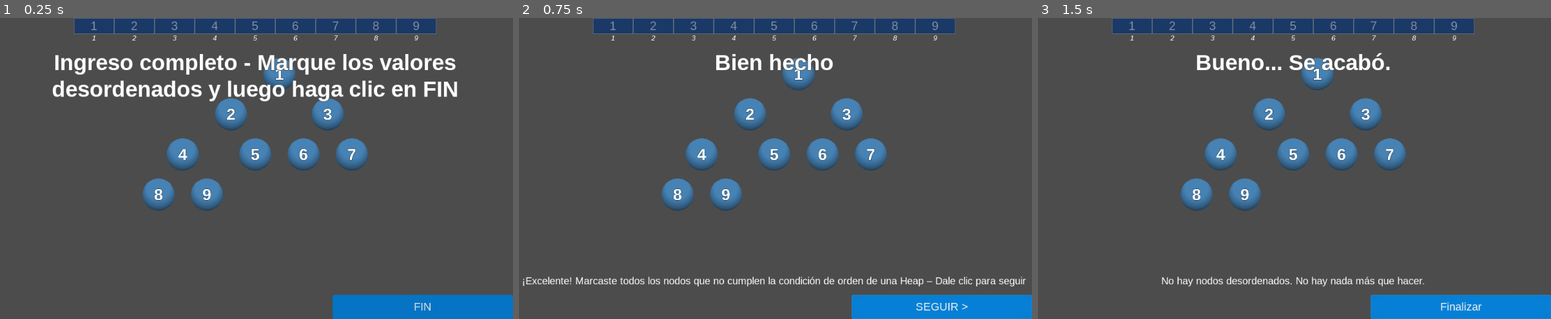
Above: before the commit, frames 1-3 (left to right).
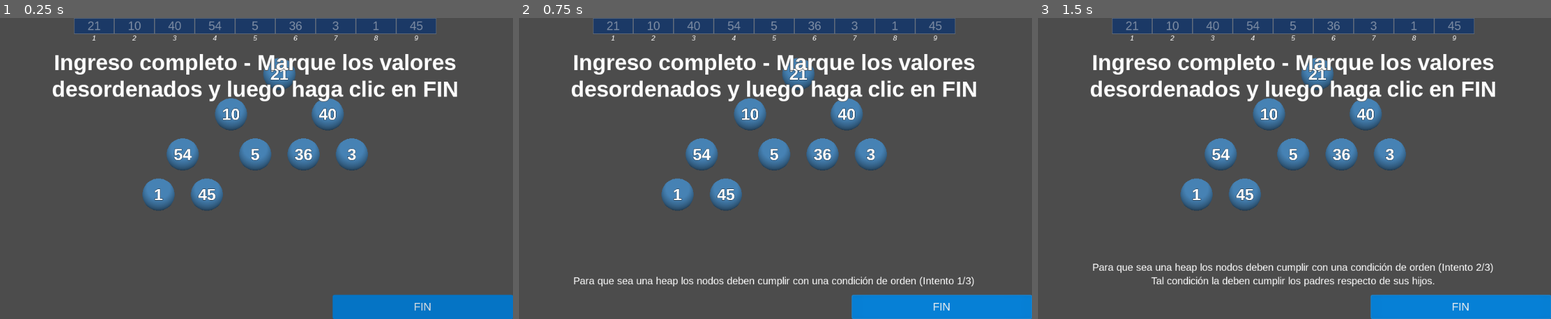
Above: after the commit, the same moments.

Repository: ChoquePumper/AyED-desafio2
Game: Godot game, scene res://escenas/AplicarAlgoritmo.tscn
Same seed, same stepped clock (60 frames per second), same inputs: the game is played once before the commit and once after it. This scene is started directly instead of the project's main scene.
Inputs:
- Up to frame 1 (0.25 s): no input
- Up to frame 2 (0.75 s): click "FIN" at 0.5 s
- Up to frame 3 (1.5 s): click "SEGUIR >" (after the commit: "FIN") at 1.25 s

The runs differ from the first frame. In frame 1, 0.9% of the frame differs, in the area x 17-83%, y 1-61%; in frame 2, 6.2%; in frame 3, 6.6%, in the area x 10-90%, y 1-98%.

Commit message:
Empezar la implementación de las demás Fases.

Diff:
--- a/autoload/common.gd
+++ b/autoload/common.gd
@@ -40,6 +40,9 @@
 	parent.add_child(nodo)
 	return nodo
 
+func colorearNodo(i: int, color: Color):
+	getNodo(i).colorear(color)
+
 func getNodo(i: int) -> NodoBinario:
 	return nodos[i] as NodoBinario
 
--- a/escenas/AplicarAlgoritmo.gd
+++ b/escenas/AplicarAlgoritmo.gd
@@ -19,6 +19,7 @@
 # Señales
 signal nodo_seleccionado(valor,i)
 signal devolucion_de_respuesta(resultado, tu_respuesta)
+# warning-ignore:unused_signal
 signal respuesta_enviada(respuesta)
 
 # Input
@@ -42,8 +43,8 @@
 
 		#Global.generarValoresAleatorios(100)
 		# Usando el ejemplo del anexo.
-		var valores_de_prueba := [1,2,3,4,5,6,7,8,9]
-		#var valores_de_prueba := [21,10,40,54, 5,36, 3, 1,45]
+		#var valores_de_prueba := [1,2,3,4,5,6,7,8,9]
+		var valores_de_prueba := [21,10,40,54, 5,36, 3, 1,45]
 		#var valores_de_prueba := [ 5, 8,12, 9, 7,10,21, 6,14, 4]
 		Global.n_elementos = valores_de_prueba.size()
 		for i in valores_de_prueba.size():
@@ -103,8 +104,7 @@
 		if respuesta is Array:
 			fase_completada = (respuesta == buildheap.VerNodosDesordenados())
 		emit_signal("devolucion_de_respuesta", fase_completada, respuesta)
-	# Señal Fase exitosa
-	#emit_signal()
+	# Fase exitosa
 	yield()
 
 	var nodos_desordenados: Array = buildheap.VerNodosDesordenados()
@@ -112,13 +112,14 @@
 	if nodos_desordenados.size() > 0:
 		print("Siguiente, marcar el nodo por donde comenzar.")
 		fase_completada = false
-		#CambiarFase( )
+		CambiarFase( FaseFiltrado.new() )
 		while not fase_completada:
 			respuesta = yield()
-			fase_completada = respuesta == nodos_desordenados.back()
+			fase_completada = (respuesta == nodos_desordenados.back())
 	else:
 		print("No hay nodos desordenados. No hay nada más que hacer. Fin!")
 		CambiarFase( FaseFinSinNodosDesordenados.new() )
+		yield()
 	return true
 
 func SacarNodoDeRaiz(nombre: String) -> Node:
@@ -143,6 +144,11 @@
 	fase_actual = fase
 	add_child(fase_actual)
 	fase_actual.alEntrar()
+
+func SeleccionarNodo(i: int, valor: bool):
+	var nodobinario: NodoBinario = Common.getNodo(i)
+	nodobinario.seleccionar(valor)
+	emit_signal("nodo_seleccionado", nodobinario.esSeleccionado(), i)
 
 func _on_respuesta_enviada(respuesta):
 	estado_corrutina = estado_corrutina.resume(respuesta)
@@ -170,14 +176,13 @@
 func _on_node_gui_input(event:InputEvent, i:int):
 	if event is InputEventMouseButton: if event.pressed:
 		var nodobinario: NodoBinario = Common.getNodo(i)
-		nodobinario.seleccionar(not nodobinario.esSeleccionado())
-		emit_signal("nodo_seleccionado", nodobinario.esSeleccionado(), i)
+		SeleccionarNodo(i, not nodobinario.esSeleccionado())
 	pass
 
 func _on_AplicarAlgoritmo_nodo_seleccionado(valor:bool, i:int):
 	fase_actual.alSeleccionar(valor,i)
-	var nodobinario: NodoBinario = Common.getNodo(i)
-	nodobinario.colorear(color_nodo_seleccion if nodobinario.esSeleccionado() else color_nodo)
+	#var nodobinario: NodoBinario = Common.getNodo(i)
+	#nodobinario.colorear(color_nodo_seleccion if nodobinario.esSeleccionado() else color_nodo)
 #	if valor and i>1:
 #			if buildheap.CumpleCondicionDeOrden(i):
 #				prints("El nodo",i,"cumple la condición de orden.")
@@ -196,7 +201,7 @@
 		buildheap = $"..".buildheap
 	func alSalir(): pass
 	# Interacción
-	func alSeleccionar(valor:bool, i:int):
+	func alSeleccionar(_valor:bool, _i:int):
 		pass
 	func alConfirmar(): pass
 
@@ -208,7 +213,11 @@
 		# $"..".estado_corutina = $"..".estado_corutina.resume(respuesta)
 		$"..".emit_signal("respuesta_enviada", respuesta)
 		#return resultado
-	func cb_resultado(resultado, tu_respuesta):
+	# Funciones fuera de la clase interna
+	func seleccionarNodo(i: int, valor: bool):
+		$"..".SeleccionarNodo(i,valor)
+	# Callbacks
+	func cb_resultado(_resultado, _tu_respuesta):
 		pass
 
 # Primera fase: seleccionar los elementos que no cumplen con la condición de
@@ -225,16 +234,23 @@
 		.alEntrar() # De la superclase
 		$"../btnConfirmar".text = "FIN"
 		escribirMensaje("") # Limpiar
+	func alSalir():
+		.alSalir()
+		for i in seleccionados.duplicate():
+			seleccionarNodo(i, false)
+			Common.colorearNodo(i, $"..".color_nodo)
 	func alSeleccionar(valor:bool, i:int):
 		if estado == 0:
 			if valor: seleccionados.append(i)
 			else: seleccionados.erase(i)
 			$"../btnConfirmar".text = "FIN (%d seleccionados)" % seleccionados.size()
+			Common.colorearNodo(i, $"..".color_nodo_seleccion if valor else $"..".color_nodo)
 	func alConfirmar():
 		match estado:
 			0: # En progreso
 				intentos += 1
 				# Enviar respuesta
+				seleccionados.sort()
 				enviarRespuesta(seleccionados)
 			1: # Éxito
 				# Clic en SEGUIR >
@@ -243,9 +259,7 @@
 				# Clic en REPASAR
 				pass
 	func cb_resultado(resultado, tu_respuesta):
-		var desordenados: Array = buildheap.VerNodosDesordenados()
-		seleccionados.sort()
-		if desordenados == seleccionados:
+		if resultado: # == true
 			print("Bien")
 			escribirInstruccion("Bien hecho")
 			escribirMensaje("¡Excelente! Marcaste todos los nodos que no cumplen la condición de orden de una Heap – Dale clic para seguir")
@@ -266,6 +280,13 @@
 						$"../btnConfirmar".text = "REPASAR"
 			escribirMensaje("\n".join(lineas_msj))
 
+class FaseFiltrado extends Fase:
+	func _init(): ._init()
+	func alEntrar():
+		.alEntrar()
+		escribirInstruccion("Comenzá a aplicar el algoritmo - Marcá el nodo por el cual debemos comenzar")
+		escribirMensaje("")
+
 class FaceFin extends Fase:
 	func _init():
 		._init()
